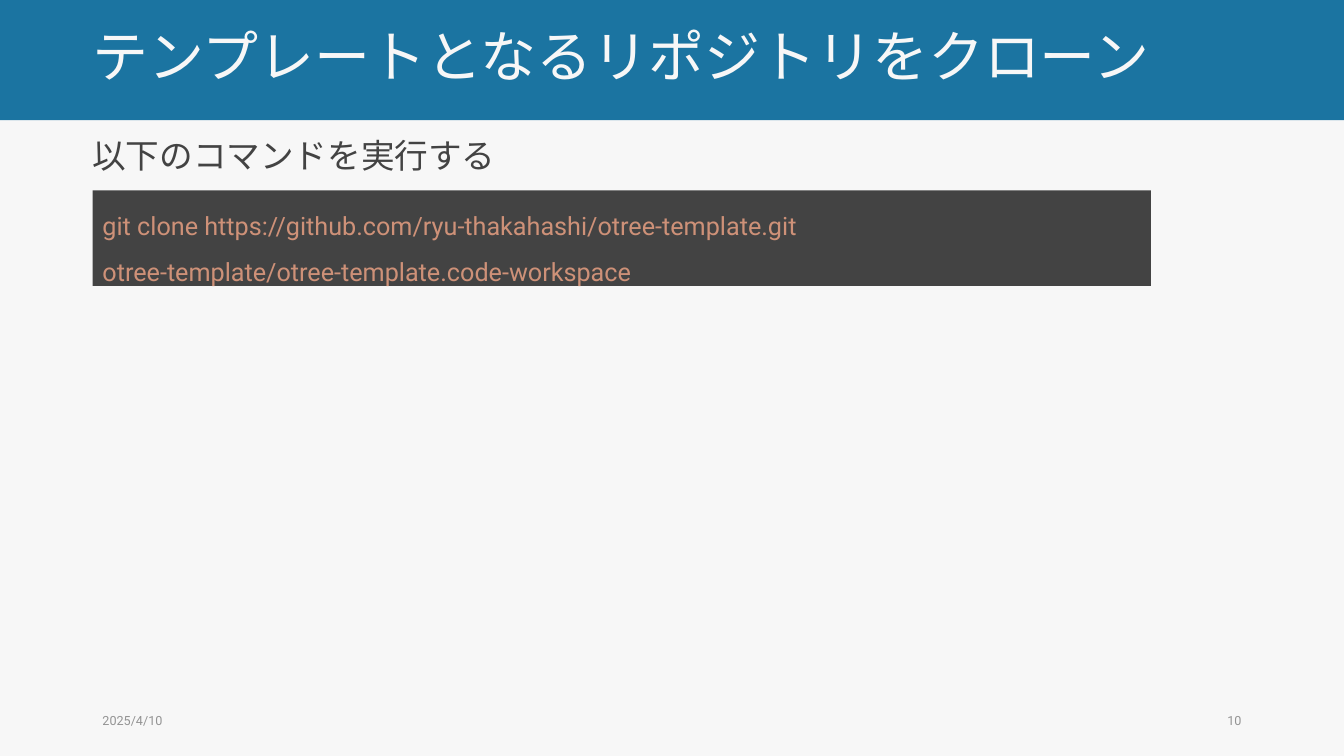
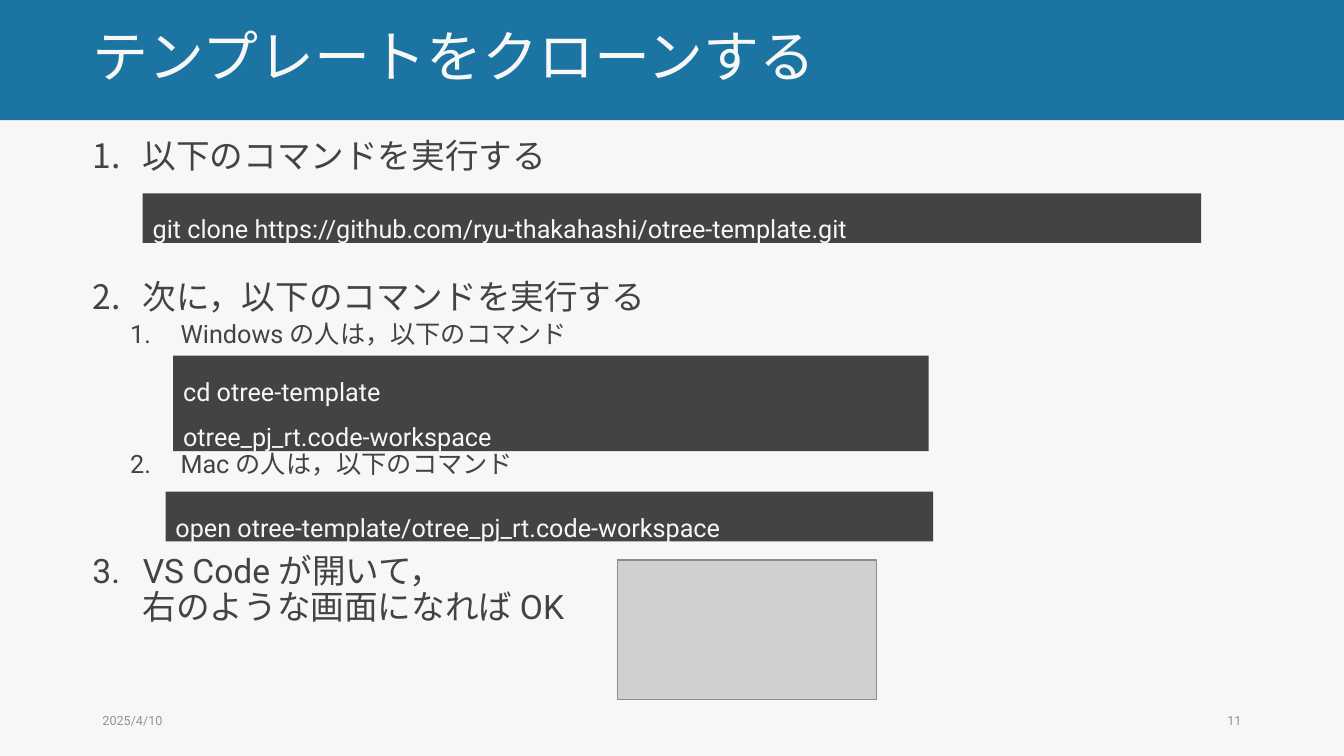
Before and after one commit to ryu-thakahashi/exp-psych-programs-25S, a slide deck: slide 11 of docs/lec_pptx/forge_env.pptm (slide 10 before the commit). Drawn at 1344x756 pixels with LibreOffice and Linux fonts; fonts in the diff are those of the drawing; grey boxes stand for pictures. Boxes give left, top, right and bottom in pixels: in the first picture for what was removed or moved away, otherwise in the second. Text is boxed around its words. In the diff, an @@ line names an element or a change of style, - is before the commit and + after.

```diff
--- a/docs/lec_pptx/forge_env.pptm
+++ b/docs/lec_pptx/forge_env.pptm
@@ title at (92,30,815,80): text changed @@
-テンプレートとなるリポジトリをクローン
+テンプレートをクローンする
@@ text at (143,139,546,171): bullet none to 1. @@
@@ rectangle "git clone https://github.com/ryu-thakahashi/otree-template.g ...": place and size @@
-rectangle "git clone https://github.com/ryu-thakahashi/otree-template.g ..." at (93,191,1151,286)
+rectangle "git clone https://github.com/ryu-thakahashi/otree-template.g ..." at (143,194,1202,243)
@@ rectangle "git clone https://github.com/ryu-thakahashi/otree-template.g ..." at (143,194,1202,243): text colour #CE9178 to #F7F7F7 @@
@@ text in rectangle at (102,262,630,287): paragraph removed @@
-otree-template/otree-template.code-workspace
@@ text at (143,280,645,622): paragraphs added @@
+2. 次に，以下のコマンドを実行する
+  1. Windows の人は，以下のコマンド
+  2. Mac の人は，以下のコマンド
+3. VS Code が開いて，
+   右のような画面になれば OK
@@ rectangle added at (173,356,929,452), fill #434343, 18 pt, text #F7F7F7 @@
+cd otree-template
+otree_pj_rt.code-workspace
@@ rectangle added at (165,492,934,541), fill #434343, 18 pt, text #F7F7F7 @@
+open otree-template/otree_pj_rt.code-workspace
@@ picture added at (618,561,877,700) @@
@@ page number at (1227,716,1241,725): text changed @@
-10
+11
```
Also in this commit, not shown: 11 other slides changed, 5 slides added, 56 other files.
